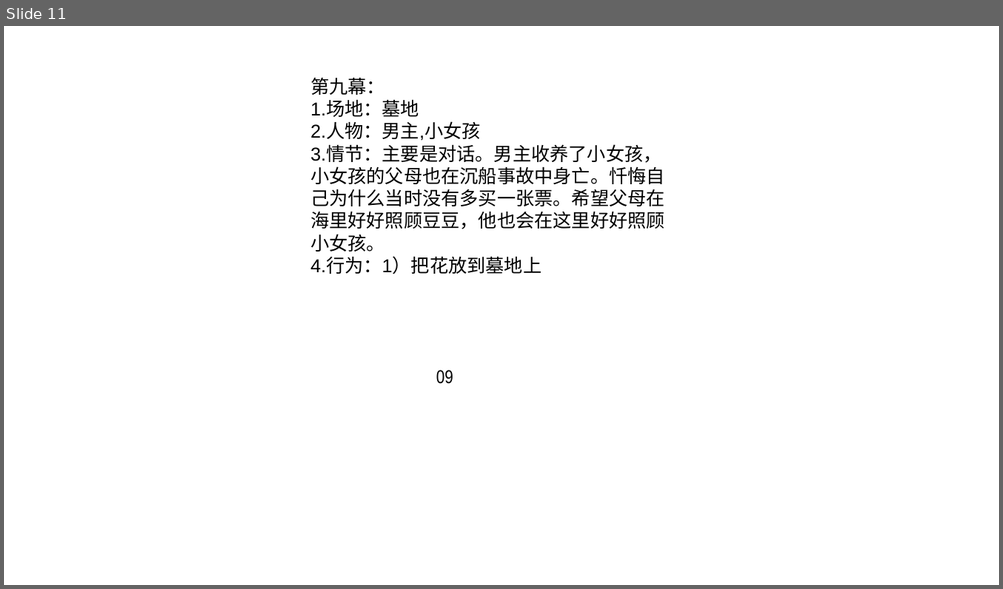
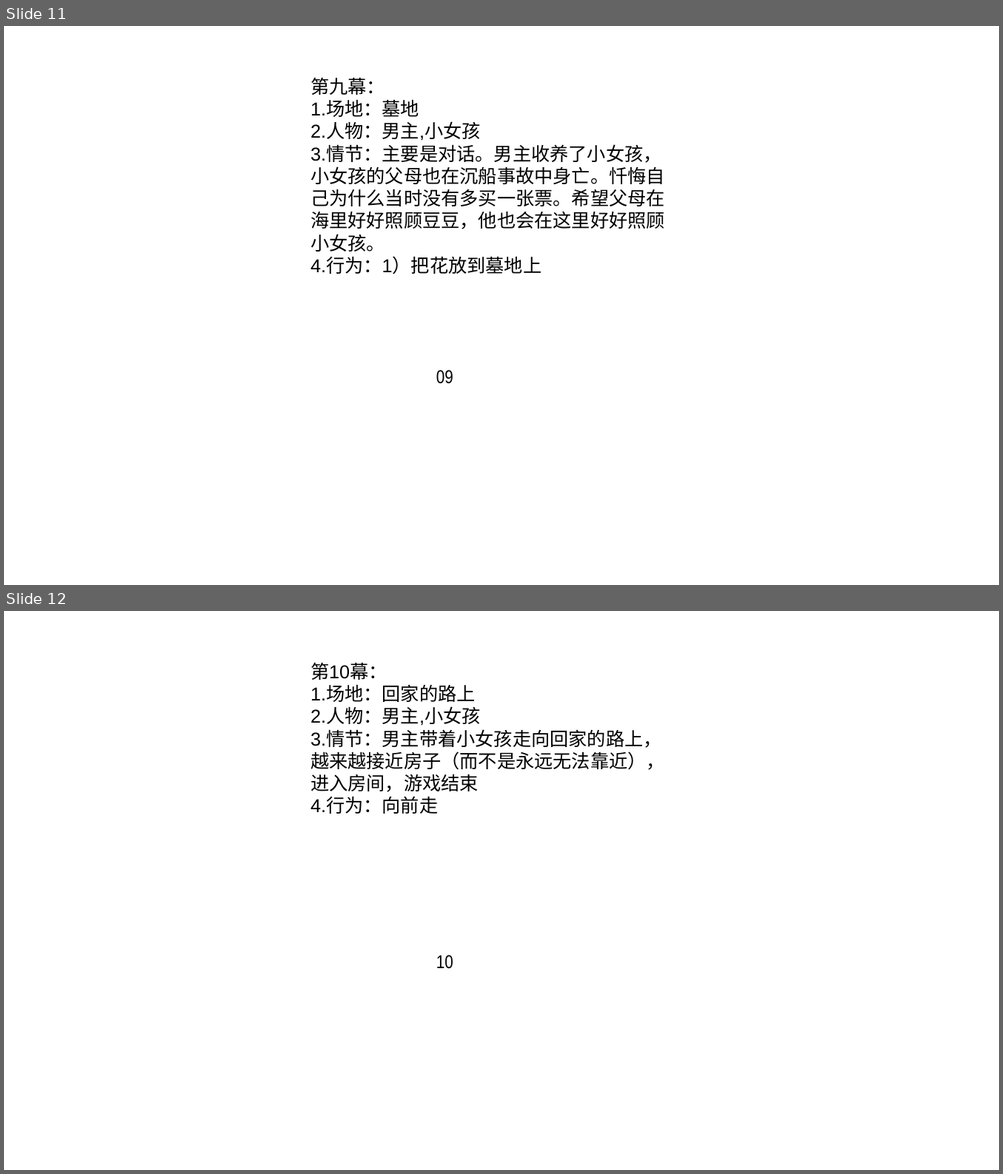
Before and after one commit to ThreePeopleGame/Death, a slide deck: Share/每周命题游戏设计/葛美玲/归途.pptx. Shown one above the other, each under a label of ours: slide 11 before the commit, slides 11 and 12 after it. The pictures are 1003x589 and 1003x1174 pixels, drawn with LibreOffice and Linux fonts; fonts in the diff are those of the drawing; background and template pictures are left out. Boxes give left, top, right and bottom in pixels: in the first picture for what was removed or moved away, otherwise in the second. Text is boxed around its words. In the diff, an @@ line names an element or a change of style, - is before the commit and + after.

Commit message:
1
1

```diff
--- a/Share/每周命题游戏设计/葛美玲/归途.pptx
+++ b/Share/每周命题游戏设计/葛美玲/归途.pptx
@@ slide 12 added at (x1=4, y1=611, x2=999, y2=1170), background picture (left out) @@
@@ text added at (x1=310, y1=662, x2=665, y2=814), 18 pt, text #000000 @@
+第10幕：
+1.场地：回家的路上
+2.人物：男主,小女孩
+3.情节：男主带着小女孩走向回家的路上，越来越接近房子（而不是永远无法靠近），进入房间，游戏结束
+4.行为：向前走
@@ text added at (x1=436, y1=955, x2=453, y2=969), 18 pt, text #000000 @@
+10
```
